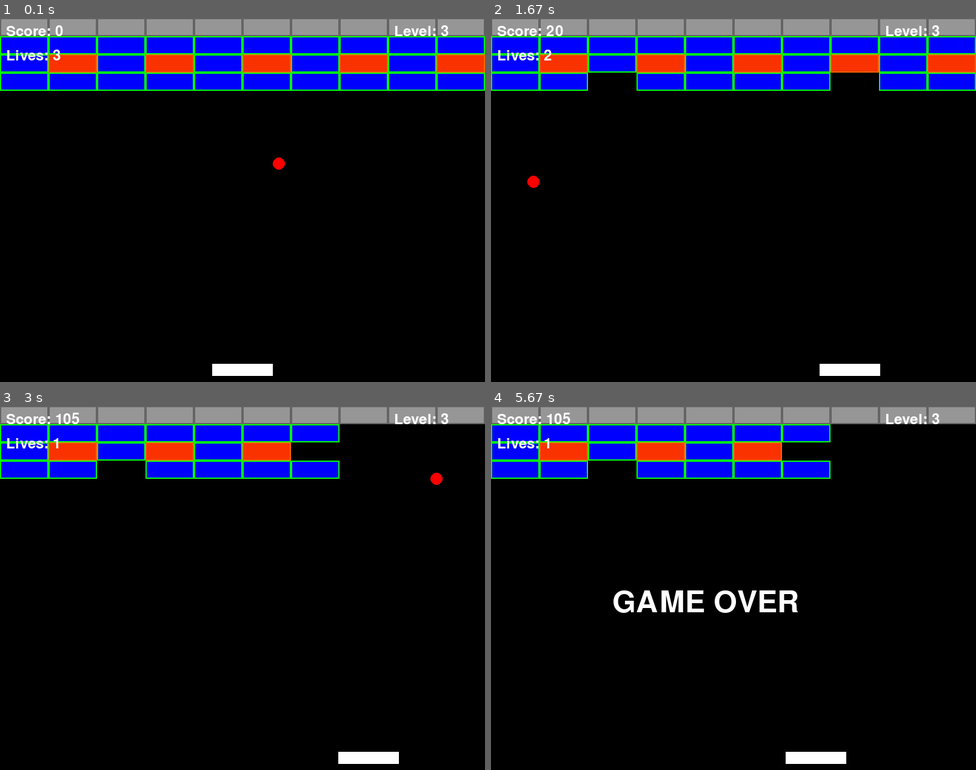
Above: before the commit, frames 1-4 (two rows, left to right).
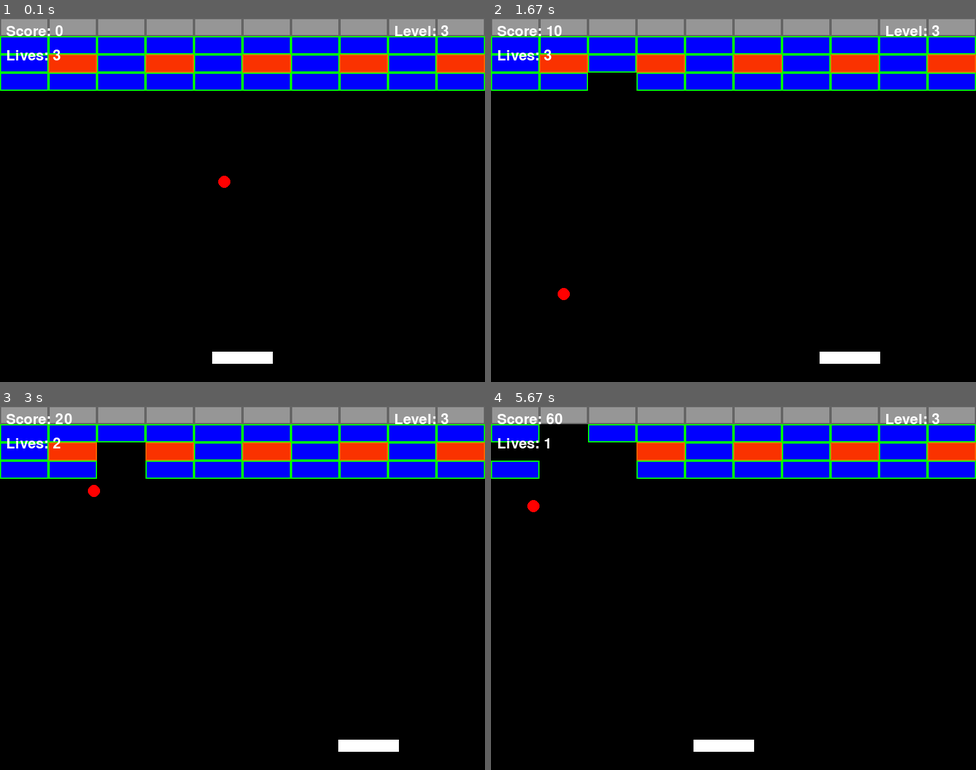
Above: after the commit, the same moments.

Repository: ItzBerkPower/Pygame-Brick-Breaker
Game: pygame game, started from main.py
Same seed, same stepped clock (60 frames per second), same inputs: the game is played once before the commit and once after it.
Inputs:
- Up to frame 1 (0.1 s): no input
- Up to frame 2 (1.67 s): hold Right 0.33-0.8 s; hold Right 0.83-1.3 s; hold Left from 1.33 s (still down)
- Up to frame 3 (3 s): release Left at 1.87 s; hold Left 1.9-2.3 s; hold Right 2.33-2.97 s
- Up to frame 4 (5.67 s): hold Left 3-3.47 s; hold Right 3.5-3.97 s; hold Right 4-4.47 s; hold Left 4.5-5.03 s; hold Left 5.07-5.47 s; hold Right from 5.5 s (still down)

The runs differ from the first frame. In frame 1, 1.0% of the frame differs, in the area x 43-59%, y 38-99%; in frame 2, 1.5%; in frame 3, 6.5%; in frame 4, 9.6%, in the area x 0-100%, y 1-99%.

Commit message:
Re-Formatted whole code, and took a lot of constants out, and now worried about scalability, but fixed the speed of the ball.

Diff:
--- a/main.py
+++ b/main.py
@@ -12,6 +12,14 @@
 # CONSTANTS
 BRICK_WIDTH = SCREEN_WIDTH // 10
 BRICK_HEIGHT = 30
+
+PADDLE_WIDTH, PADDLE_HEIGHT = 100, 20
+PADDLE_SPEED = 8
+
+POWERUP_SIZE = 20
+
+BALL_RADIUS = 10
+BALL_SPEED = 5
 
 # Colors
 WHITE = (255, 255, 255)
@@ -53,11 +61,17 @@
 # Ball Class
 class Ball(GameObject):
     # Initialising Ball object
-    def __init__(self, x, y, radius, speed_x, speed_y):
-        super().__init__(x - radius, y - radius, radius * 2, radius * 2) # Inherit coords from 'GameObject' class
-        self.radius = radius # Ball radius
-        self.speed_x = speed_x # Ball speed x-component
-        self.speed_y = speed_y # Ball speed y-component
+    def __init__(self, x, y):
+        super().__init__(x - BALL_RADIUS, y - BALL_RADIUS, BALL_RADIUS * 2, BALL_RADIUS * 2) # Inherit coords from 'GameObject' class
+        self.reset() # Run the reset module (Simplifies the code)
+
+
+    # Resetting the ball (Also for beginning)
+    def reset(self):
+        self.rect.center = (SCREEN_WIDTH // 2, SCREEN_HEIGHT // 2)
+        self.speed_x = BALL_SPEED * random.choice([-1, 1])
+        self.speed_y = -BALL_SPEED
+
 
     # Movement of ball
     def move(self):
@@ -80,13 +94,7 @@
 
     # Function with drawing ball on actual screen
     def draw(self):
-        pygame.draw.circle(screen, RED, self.rect.center, self.radius)
-
-    # Resetting the ball
-    def reset(self):
-        self.rect.center = (SCREEN_WIDTH // 2, SCREEN_HEIGHT // 2)
-        self.speed_x = 5 * random.choice([-1, 1])
-        self.speed_y = -5
+        pygame.draw.circle(screen, RED, self.rect.center, BALL_RADIUS)
 
 
 
@@ -94,9 +102,13 @@
 # Paddle Class
 class Paddle(GameObject):
     # Initialising Paddle Object
-    def __init__(self, x, y, width, height, speed):
-        super().__init__(x, y, width, height) # Inherit coords from 'GameObject' class
-        self.speed = speed # Paddle speed
+    def __init__(self):
+        width, height = PADDLE_WIDTH, PADDLE_HEIGHT
+        x = (SCREEN_WIDTH - width) // 2
+        y = SCREEN_HEIGHT - height - 30
+        super().__init__(x, y, width, height) # Sends coords to 'GameObject' class to make rect
+        self.speed = PADDLE_SPEED
+
 
 
     # Movement of the Paddle
@@ -116,27 +128,21 @@
 
 
 
-
 # Power-Up Class
 class PowerUp(GameObject):
     def __init__(self, x, y):
-        super().__init__(x, y, 20, 20) # Inherit coords from 'GameObject' class
+        super().__init__(x, y, POWERUP_SIZE, POWERUP_SIZE) # Inherit coords from 'GameObject' class
         self.active = True # Is on the map or not
+        self.speed = 2
 
     def move(self):
-        self.rect.y += 2  # Move the power-up down the screen (Down the screen is positive TOOK SO LONG TO UNDERSTAND)
+        self.rect.y += self.speed  # Move the power-up down the screen (Down the screen is positive TOOK SO LONG TO UNDERSTAND)
 
     # Draw the power-up on the screen
     def draw(self):
         if self.active:
             pygame.draw.rect(screen, RED, self.rect)
 
-    # Check the collision of the power-up with the paddle
-    def check_collision(self, paddle):
-        if self.active and super().check_collision(paddle): # If collides with paddle
-            self.active = False # Delete the powerup
-            return True # (So new ball can be spawned)
-        return False
 
 
 
@@ -251,14 +257,19 @@
 def update_game_objects(paddle, balls, powerups, keys):
     paddle.move(keys) # Move paddle
 
-    for ball in balls:
+    for ball in balls[:]:
         ball.move() # Move all the balls
 
-    for powerup in powerups:
+        if ball.rect.top >= SCREEN_HEIGHT: # If ball goes under paddle, remove it
+            balls.remove(ball)
+
+
+    for powerup in powerups[:]:
         powerup.move() # Move all powerups
 
-    # Remove power-ups that go off-screen
-    powerups = [powerup for powerup in powerups if powerup.rect.y < SCREEN_HEIGHT]
+        if powerup.rect.top >= SCREEN_HEIGHT: # If powerup goes under paddle, remove it
+            powerups.remove(powerup)
+
 
     return powerups
 
@@ -268,69 +279,89 @@
 
 
 
-
-
-
-
-# Function to check collisions between objects
-def check_collisions(paddle, balls, active_bricks, powerups, score):
-
-    # Ball collision with paddle (With proper directional control)
-    for ball in balls:
-        if ball.check_collision(paddle): # Check collision (Simplified using CollideableObject class)
-            hit_position = (ball.rect.centerx - paddle.rect.centerx) / (paddle.rect.width / 2) # Calculate where ball is relative to center using rect
-            ball.speed_x = hit_position * 10 # Adjust horizontal speed (Scale by 10)
-            ball.speed_y *= -1 # Ball goes back up when hits paddle
-
-
-    # Ball collision with bricks
-    for ball in balls:
-        for brick in active_bricks[:]:
-            if ball.check_collision(brick): # Check collision (Simplified using CollideableObject class)
-                if brick.brick_type == "normal":
-                    active_bricks.remove(brick)
-                    score += 10 # Increase score
-
-                    if random.randint(1,8) == 1:
-                        powerups.append(PowerUp(brick.rect.centerx, brick.rect.centery))
-
-                    ball.speed_y *= -1
-
-                # Indestructible blocks, just bounce back
-                elif brick.brick_type == "indestructible":
-                    ball.speed_y *= -1
-
-
-                # Bomb blocks, need to remove every block around it
-                elif brick.brick_type == "bomb":
-                    # Remove bomb brick
-                    active_bricks.remove(brick)
-                    score += 20  # Extra points for bomb bricks
-                    ball.speed_y *= -1
-
-                    # Find and remove adjacent bricks
-                    bomb_x, bomb_y = brick.rect.x, brick.rect.y
-                    directions = [(0, -BRICK_HEIGHT), (0, BRICK_HEIGHT),  # up, down
-                                 (-BRICK_WIDTH, 0), (BRICK_WIDTH, 0)]     # left, right
-
-                    for dx, dy in directions:
-                        for other_brick in active_bricks[:]:
-                            if (other_brick.rect.x == bomb_x + dx and
-                                other_brick.rect.y == bomb_y + dy and
-                                other_brick.brick_type != "indestructible"):  # Don't remove indestructible bricks
-                                active_bricks.remove(other_brick)
-                                score += 5  # Small bonus for adjacent bricks
-
-
-    # Powerup collision with paddle
+def handle_paddle_collision(ball, paddle):
+    '''
+    Handles collisions between paddle and ball (With the proper direction control)
+    All balls are looped through in actual game loop
+    WILL REMOVE LATER: Code changed so ball doesn't get stuck in wall or paddle
+    '''
+
+    if ball.rect.colliderect(paddle.rect): # Check collision (Simplified using CollideableObject class)
+        hit_pos = (ball.rect.centerx - paddle.rect.centerx) / (paddle.rect.width / 2) # Calculate where ball is relative to center using rect
+        ball.speed_x = hit_pos * 5 * 1.5 # Ball speed is 5, and with 1.5 multiplier
+        ball.speed_y = -abs(ball.speed_y) # Guarantees upward direction)
+        ball.rect.bottom = paddle.rect.top # Prevent ball getting stuck in paddle
+
+
+
+
+def handle_powerup_collision(powerups, paddle, balls):
+    '''
+    Handles collisions between powerup and paddle
+    '''
+
     for powerup in powerups[:]:
-        if powerup.check_collision(paddle):
+        if powerup.rect.colliderect(paddle.rect):
             powerups.remove(powerup)
-            new_ball = Ball(paddle.rect.centerx, paddle.rect.top - 10, 10, 5 * random.choice([-1, 1]), -5) # Spawn new ball at center of paddle (Using paddle rect)
+            new_ball = Ball(paddle.rect.centerx, paddle.rect.top - 10) # Spawn new ball at center of paddle (Using paddle rect)
             balls.append(new_ball)
 
-    return score # Updated score when hit a brick
-
+
+def handle_brick_collision(ball, active_bricks, powerups):
+    '''
+    Handles collisions between the bricks and ball
+    '''
+
+    score = 0 # Finding the extra score added on
+
+    for brick in active_bricks[:]:
+        if ball.rect.colliderect(brick.rect):
+            # Changing direction of ball, but making sure ball doesn't get bricks on any side / Go through them
+            if abs(ball.rect.bottom - brick.rect.top) < 10 and ball.speed_y > 0:
+                ball.speed_y *= -1
+                ball.rect.bottom = brick.rect.top
+
+            elif abs(ball.rect.top - brick.rect.bottom) < 10 and ball.speed_y < 0:
+                ball.speed_y *= -1
+                ball.rect.top = brick.rect.bottom
+
+            elif abs(ball.rect.right - brick.rect.left) < 10 and ball.speed_x > 0:
+                ball.speed_x *= -1
+                ball.rect.right = brick.rect.left
+
+            elif abs(ball.rect.left - brick.rect.right) < 10 and ball.speed_x < 0:
+                ball.speed_x *= -1
+                ball.rect.left = brick.rect.right
+
+
+            # Normal blocks have chance of spawning power-up, otherwise increase score ans bounce back normally
+            if brick.brick_type == "normal":
+                active_bricks.remove(brick) # Remove original brick
+                score += 10 # Increase score
+
+                if random.randint(1,8) == 1:
+                    powerups.append(PowerUp(brick.rect.centerx, brick.rect.centery))
+
+
+            # Indestructible blocks only bounce back
+            elif brick.brick_type == "indestructible":
+                pass # As ball is bounced back either way above
+
+
+            elif brick.brick_type == "bomb":
+                active_bricks.remove(brick) # Remove original brick
+                score += 20 # Increase score (Higher because bomb block)
+
+                # Find and remove the adjance bricks
+                for dx, dy in [(0, -1), (0, 1), (-1, 0), (1, 0)]: # All positions (Up, down, left, right)
+                    for other_brick in active_bricks[:]: # Loop through all the bricks to find adjacent bricks
+                        if (other_brick.rect.x == brick.rect.x + (dx  *BRICK_WIDTH) and other_brick.rect.y == brick.rect.y + (dy * BRICK_HEIGHT) and other_brick.brick_type != "indestructible"): # If the other brick is one of the adjacent bricks
+                            active_bricks.remove(other_brick) # Remove the adjance bricks
+                            score += 5 # Only 5 points for other bricks
+
+            break # Save memory
+
+    return score
 
 
 
@@ -376,13 +407,26 @@
 
 
 
+def check_level_complete(active_bricks, current_level):
+    '''
+    Check if the level is complete
+    '''
+
+    if current_level < 5:
+        return not any(brick.brick_type in ("normal", "bomb") for brick in active_bricks)
+
+    # STUD: If I do add a boss level
+    #else:
+    #    return not any(isinstance(brick, BossBrick) for brick in active_bricks)
+
+
 
 # Main game function
 def main():
 
     # Initialising ball and paddle objects
-    ball = Ball(SCREEN_WIDTH // 2, SCREEN_HEIGHT // 2, 10, 5 * random.choice([-1, 1]), -5)
-    paddle = Paddle((SCREEN_WIDTH - 100) // 2, SCREEN_HEIGHT - 30, 100, 20, 8)
+    ball = Ball(SCREEN_WIDTH // 2, SCREEN_HEIGHT // 2)
+    paddle = Paddle()
 
     # Variables:
     score = 0
@@ -405,48 +449,54 @@
         key_pressed = pygame.key.get_pressed()
         powerups = update_game_objects(paddle, balls, powerups, key_pressed)
 
-        for ball in balls[:]:
-            print(ball.speed_y)
-            ball.move()
-            if ball.rect.top >= SCREEN_HEIGHT:
-                balls.remove(ball)
-
-        # Check collisions
-        score = check_collisions(paddle, balls, active_bricks, powerups, score)
-
-        # Draw game objects
-        draw_game_objects(balls, paddle, active_bricks, powerups, score, lives, current_level)
+
+        for ball in balls:
+            handle_paddle_collision(ball, paddle)
+            score += handle_brick_collision(ball, active_bricks, powerups)
+
+        handle_powerup_collision(powerups, paddle, balls)
+
+
+
+
 
 
         # Game over condition
         if not balls:
             lives -= 1
             if lives > 0:
-                balls = [Ball(SCREEN_WIDTH // 2, SCREEN_HEIGHT // 2, 10, 5 * random.choice([-1, 1]), -5)]  # Reset balls
+                balls = [Ball(SCREEN_WIDTH // 2, SCREEN_HEIGHT // 2)]  # Reset balls
+
             else:
                 display_message("GAME OVER")
                 running = False
 
 
         # Level completed condition
-        if not any(brick.brick_type == "normal" for brick in active_bricks):
-            if current_level < 5:
+        if check_level_complete(active_bricks, current_level):
+            # STUD: ACCOUNTING FOR BOSS LEVEL
+            if current_level < 4:
                 display_message(f"Level {current_level} Completed")
 
-                # Moving to next level
-                current_level += 1
+                current_level += 1 # Increase level
                 active_bricks = generate_bricks(current_level)  # Generate next level bricks
-                balls = [Ball(SCREEN_WIDTH // 2, SCREEN_HEIGHT // 2, 10, 5 * random.choice([-1, 1]), -5)]  # Reset balls
+                balls = [Ball(SCREEN_WIDTH // 2, SCREEN_HEIGHT // 2)]  # Reset balls
                 powerups = []  # Reset power-ups
 
 
             # If level 5, just display a "To be continued..." message, as will most likely be a boss fight
-            else:
+            elif current_level == 4:
                 display_message("To be continued...")
                 running = False
 
+            else:
+                display_message("YOU WIN!")
+                running = False
+
 
         # Update display
+        screen.fill(BLACK)
+        draw_game_objects(balls, paddle, active_bricks, powerups, score, lives, current_level) # Draw all game objects
         pygame.display.flip()
         clock.tick(60)
 
